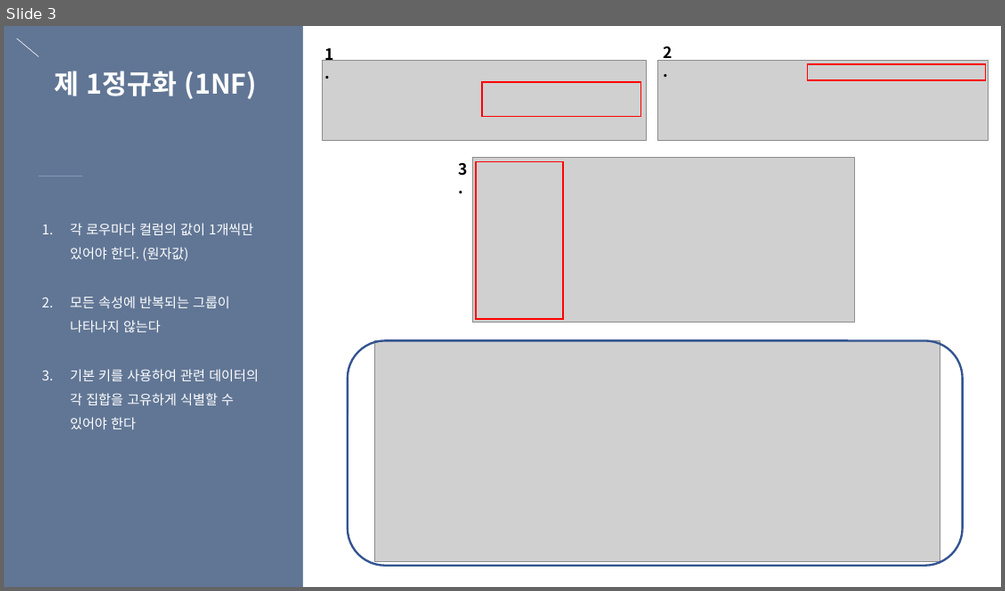
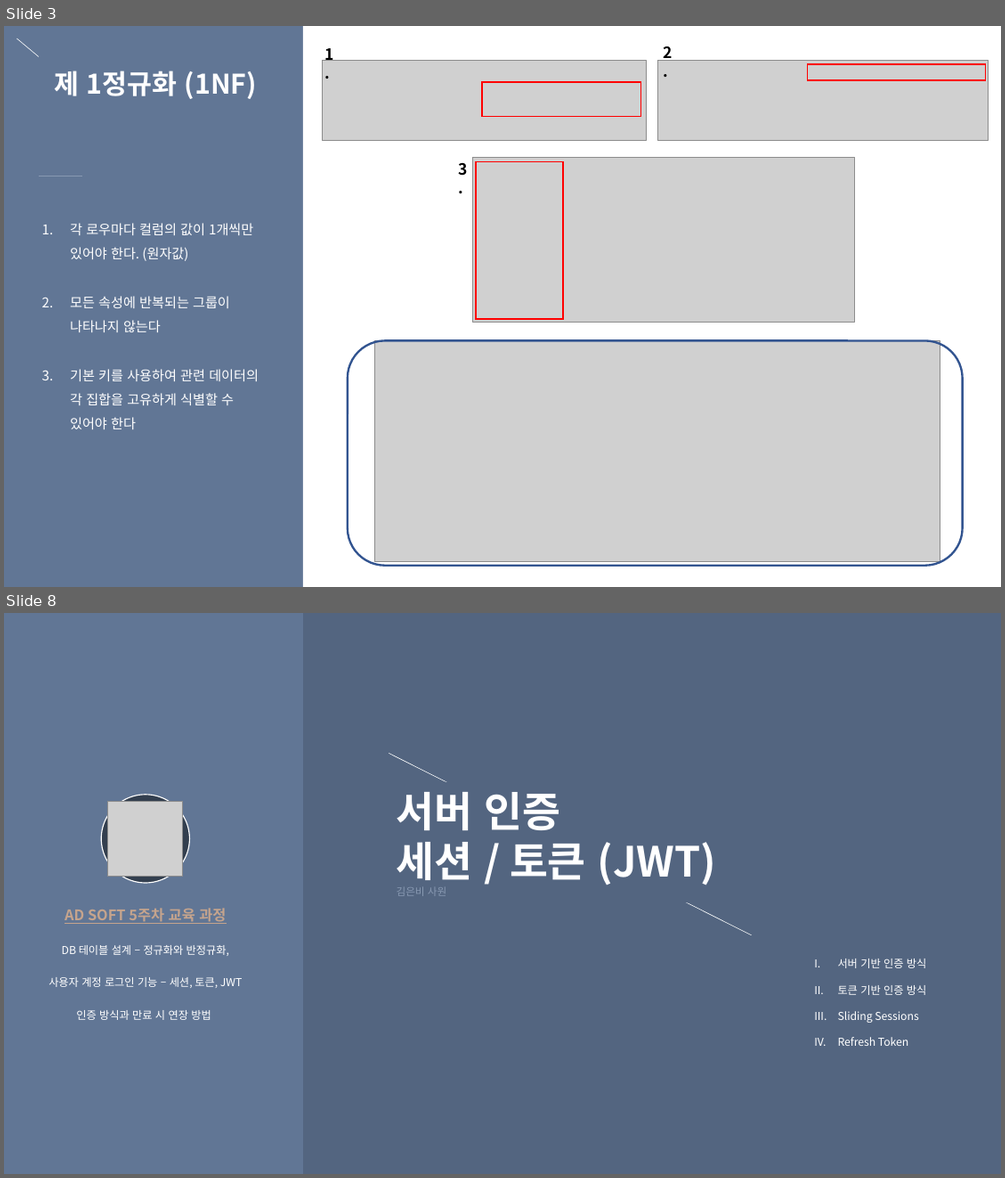
Before and after one commit to eunbee-kim/dmsql1471, a slide deck: 교육/5주차_DB정규화_반정규화_서버인증_세션과쿠키.pptx. Shown one above the other, each under a label of ours: slide 3 before the commit, slides 3 and 8 after it; the slides between them are not shown. The pictures are 1005x591 and 1005x1178 pixels, drawn with LibreOffice and Linux fonts; fonts in the diff are those of the drawing; grey boxes stand for pictures. Boxes give left, top, right and bottom in pixels: in the first picture for what was removed or moved away, otherwise in the second. Text is boxed around its words. In the diff, an @@ line names an element or a change of style, - is before the commit and + after.

```diff
--- a/교육/5주차_DB정규화_반정규화_서버인증_세션과쿠키.pptx
+++ b/교육/5주차_DB정규화_반정규화_서버인증_세션과쿠키.pptx
@@ slide 8 added at [4, 613, 1001, 1174], background gradient #617695 to #536580 @@
@@ line added from (389, 753) to (752, 935), #FFFFFF 0.5 pt @@
@@ ellipse added at [101, 795, 189, 883], fill #333F50, outline #FFFFFF 1 pt @@
@@ text added at [396, 792, 717, 896], 40 pt, text #FFFFFF, bold @@
+서버 인증
+세션 / 토큰 (JWT)
+김은비 사원
@@ picture added at [108, 802, 183, 876] @@
@@ text added at [48, 908, 243, 1020], 10.5 pt, text #FFFFFF @@
+AD SOFT 5주차 교육 과정
+DB 테이블 설계 – 정규화와 반정규화,
+사용자 계정 로그인 기능 – 세션, 토큰, JWT 인증 방식과 만료 시 연장 방법
@@ text added at [838, 958, 926, 1046], 10.5 pt, text #FFFFFF @@
+I. 서버 기반 인증 방식
+II. 토큰 기반 인증 방식
+III. Sliding Sessions
+IV. Refresh Token
```
Also in this commit, not shown: 4 slides changed, 4 other slides added, 3 other files.
